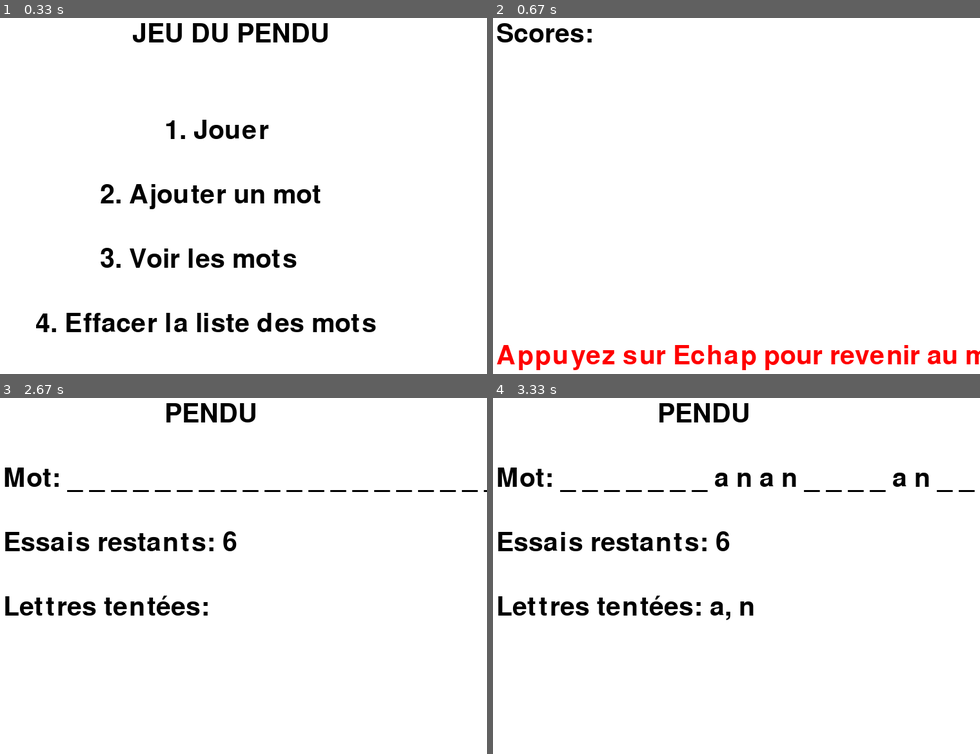
Above: before the commit, frames 1-4 (two rows, left to right).
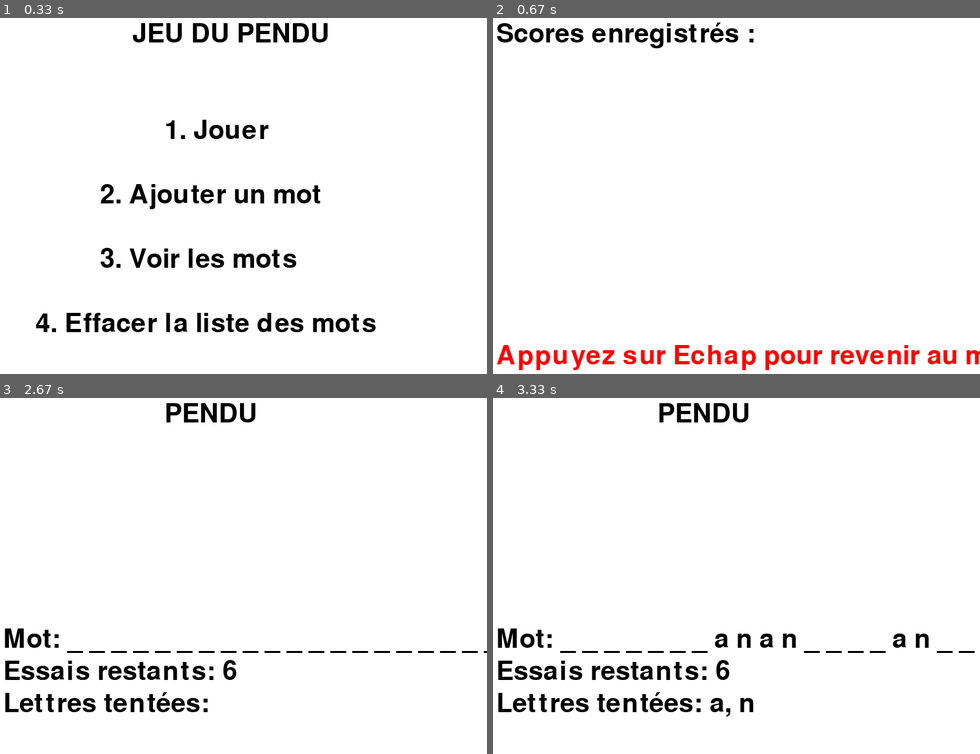
Above: after the commit, the same moments.

Repository: Hippolyte-Geslain/pendu
Game: pygame game, started from Pendu.py
The game is run twice, just before and just after one commit, with the same random seed, the same clock (stepped at 60 frames per second) and the same inputs.
Inputs:
- Up to frame 1 (0.33 s): no input
- Up to frame 2 (0.67 s): tap 5 at 0.33 s
- Up to frame 3 (2.67 s): hold Esc 0.67-1.13 s; tap 1 at 2.32 s; type "a" at 2.65 s
- Up to frame 4 (3.33 s): type "nn" at 2.75 s; tap Enter at 2.98 s

Frame 1 is identical in both runs. In frame 2, 0.8% of the frame differs, in the area x 19-54%, y 1-9%; in frame 3, 5.5%; in frame 4, 6.6%, in the area x 0-99%, y 19-90%.

Commit message:
nouvelle version

Diff:
--- a/Pendu.py
+++ b/Pendu.py
@@ -154,6 +154,8 @@
 
         clock.tick(30)
 
+
+
 def jouer_partie():
     mot = choisir_mot()
     lettres_trouvees = set()
@@ -167,13 +169,15 @@
 
     while True:
         screen.fill(WHITE)
+
+        # Dessiner le pendu au centre de l'écran
+        dessiner_pendu(essais_restants)
+
+        # Afficher les informations textuelles en bas
         afficher_texte("PENDU", WIDTH // 2 - 100, 50)
-        afficher_texte(f"Mot: {mot_cache()}", 50, 150)
-        afficher_texte(f"Essais restants: {essais_restants}", 50, 250)
-        afficher_texte(f"Lettres tentées: {', '.join(sorted(lettres_tentees))}", 50, 350)
-
-        # Dessiner le pendu
-        dessiner_pendu(essais_restants)
+        afficher_texte(f"Mot: {mot_cache()}", 50, HEIGHT - 200)
+        afficher_texte(f"Essais restants: {essais_restants}", 50, HEIGHT - 150)
+        afficher_texte(f"Lettres tentées: {', '.join(sorted(lettres_tentees))}", 50, HEIGHT - 100)
 
         pygame.display.flip()
 
@@ -209,6 +213,9 @@
         clock.tick(30)
 
 
+
+
+
 def ajouter_mot(mot):
     with open(MOTS_FICHIER, "a") as f:
         f.write(f"{mot}\n")
@@ -238,6 +245,25 @@
                 else:
                     mot += event.unicode
 
+def afficher_scores():
+    clock = pygame.time.Clock()
+    scores = voir_scores()
+    while True:
+        screen.fill(WHITE) #.fill sert a remplir l'ecran avec une couleur
+        afficher_texte("Scores enregistrés :", 50, 50)
+        for i, score in enumerate(scores): #enumerate sert a donner un index a chaque element de la liste
+            afficher_texte(f"Partie {i + 1}: {score} points", 50, 100 + i * 40)
+        afficher_texte("Appuyez sur Echap pour revenir au menu", 50, HEIGHT - 50, RED)
+        pygame.display.flip()
+
+        for event in pygame.event.get():
+            if event.type == pygame.QUIT:
+                pygame.quit()
+                return
+            if event.type == pygame.KEYDOWN:
+                if event.key == pygame.K_ESCAPE:
+                    return
+
         clock.tick(30)
 
 if __name__ == "__main__":
--- a/test pendu.py
+++ /dev/null
@@ -1,84 +0,0 @@
-import pygame
-import random
-
-# Initialiser Pygame
-pygame.init()
-
-# Dimensions de la fenêtre
-WIDTH, HEIGHT = 800, 600
-WHITE = (255, 255, 255)
-BLACK = (0, 0, 0)
-FONT = pygame.font.Font(None, 60) #pygame.font.SysFont(None, 60) sert a changer la police
-
-# Charger les mots depuis un fichier
-MOTS_FICHIER = "mots.txt"
-
-def charger_mots():
-    try:
-        with open(MOTS_FICHIER, "r") as f:
-            return f.read().splitlines() #read().splitlines() sert a lire les lignes du fichier
-    except FileNotFoundError: #si le fichier n'existe pas
-        return ["exemple"]
-
-def choisir_mot():
-    mots = charger_mots()
-    return random.choice(mots)
-
-# Initialiser l'écran
-screen = pygame.display.set_mode((WIDTH, HEIGHT)) #pygame.display.set_mode((WIDTH, HEIGHT)) sert a creer la fenetre
-pygame.display.set_caption("Jeu du Pendu") #pygame.display.set_caption("Jeu du Pendu") sert a changer le titre de la fenetre
-
-# Fonction pour afficher du texte sur l'écran
-def afficher_texte(texte, x, y, couleur=BLACK):
-    texte_render = FONT.render(texte, True, couleur) #.render(texte, True, couleur) sert a creer un
-    screen.blit(texte_render, (x, y))  #.blit(texte_render, (x, y)) sert a afficher le texte sur l'ecran
-
-# Fonction principale du jeu
-def jouer():
-    mot = choisir_mot()
-    lettres_trouvees = set()
-    essais_restants = 6
-    clock = pygame.time.Clock() #pygame.time.Clock() sert a creer un objet clock (qui est un minuteur)
-
-    # Boucle principale du jeu
-    running = True
-    while running:
-        screen.fill(WHITE)  # Remplir l'écran avec du blanc
-
-        # Afficher l'état actuel
-        mot_affiche = " ".join([lettre if lettre in lettres_trouvees else "_" for lettre in mot])
-        afficher_texte(f"Mot: {mot_affiche}", 50, 150)
-        afficher_texte(f"Essais restants: {essais_restants}", 50, 250)
-
-        pygame.display.flip()  # Mettre à jour l'affichage
-
-        for event in pygame.event.get():
-            if event.type == pygame.QUIT:
-                running = False
-            if event.type == pygame.KEYDOWN:
-                lettre = event.unicode.lower()
-                if lettre.isalpha() and lettre not in lettres_trouvees:
-                    if lettre in mot:
-                        lettres_trouvees.add(lettre)
-                    else:
-                        essais_restants -= 1
-
-        # Conditions de fin
-        if essais_restants <= 0:
-            afficher_texte("Perdu!", WIDTH // 2 - 100, HEIGHT // 2)
-            pygame.display.flip()
-            pygame.time.delay(2000)
-            running = False
-
-        if all(lettre in lettres_trouvees for lettre in mot):
-            afficher_texte("Gagné!", WIDTH // 2 - 100, HEIGHT // 2)
-            pygame.display.flip()
-            pygame.time.delay(2000)
-            running = False
-
-        clock.tick(30)  # Limiter à 30 FPS
-
-# Lancer le jeu
-if __name__ == "__main__":
-    jouer()
-    pygame.quit()
--- a/words.txt
+++ /dev/null
@@ -1 +0,0 @@
-{"words": ["example", "hangman", "python", "programming", "psartek", "algorithme"]}
Not shown, removed: mot.odt
Not shown, removed: score.odt
